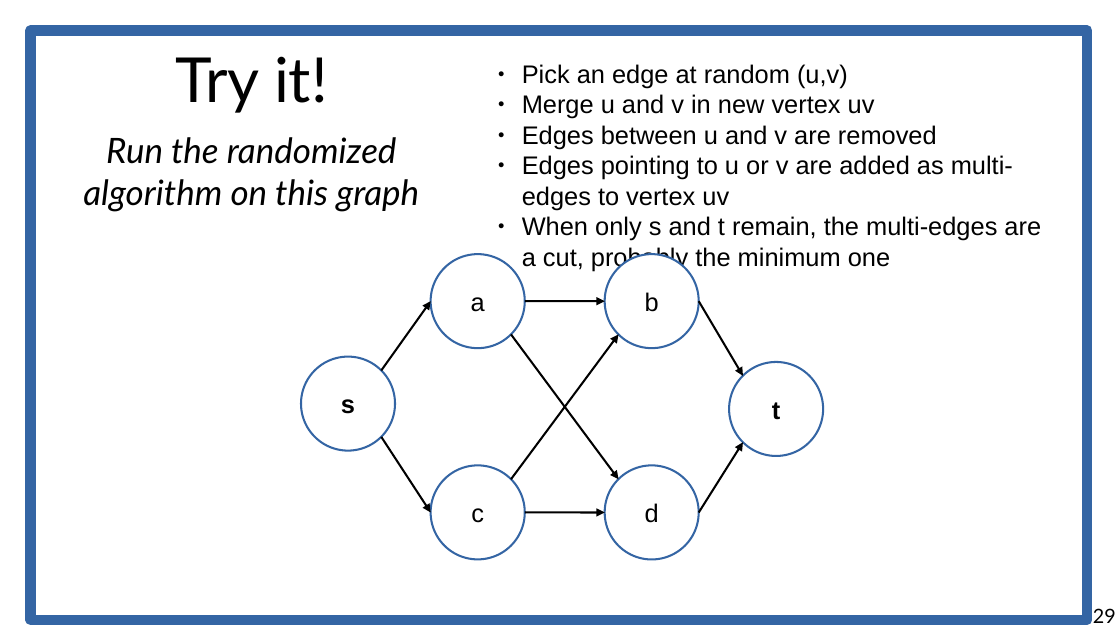
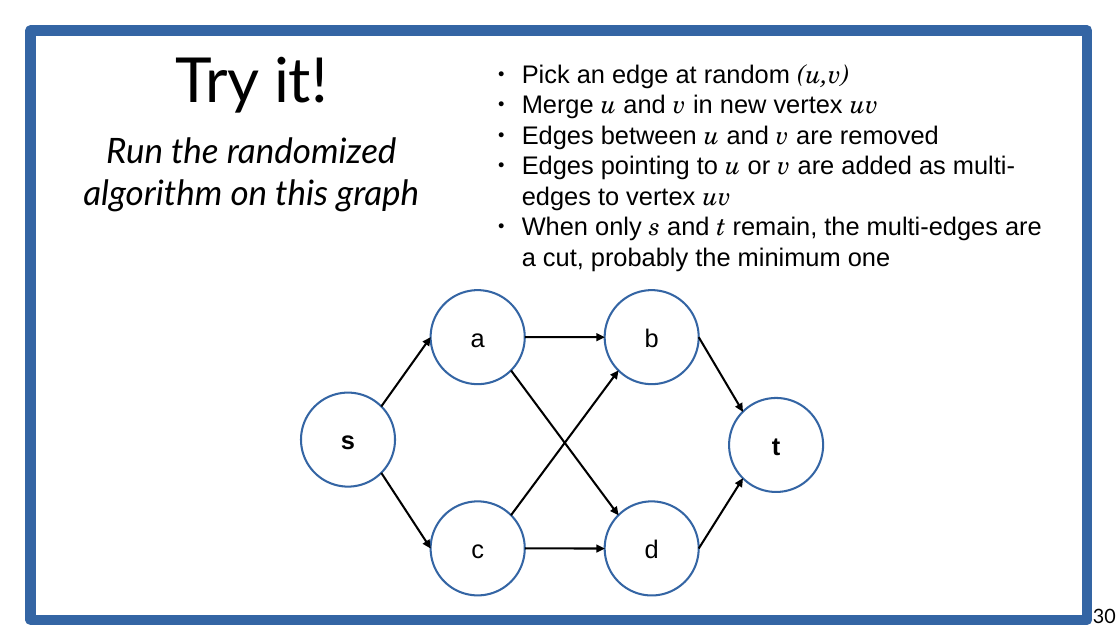
Before and after one commit to chatox/networks-science-course, a slide deck: slide 30 of theory/tt12_network_flows.odp (slide 29 before the commit). Drawn at 1120x630 pixels with LibreOffice and Linux fonts; fonts in the diff are those of the drawing. Boxes give left, top, right and bottom in pixels: in the first picture for what was removed or moved away, otherwise in the second. Text is boxed around its words. In the diff, an @@ line names an element or a change of style, - is before the commit and + after.

```diff
--- a/theory/tt12_network_flows.odp
+++ b/theory/tt12_network_flows.odp
@@ text "Pick an edge at random ..." at (x1=522, y1=64, x2=1042, y2=271): font Arial to TeX Gyre Schola, italic on in "(u,v)", "u v uv", "u v", "u v uv" and 1 more places @@
@@ 8 arrows, 6 ellipses moved together from (x1=301, y1=254, x2=823, y2=560) to (x1=301, y1=291, x2=823, y2=596) @@
@@ page number at (x1=1093, y1=608, x2=1116, y2=623): text changed @@
-29
+30
```
Also in this commit, not shown: 11 other slides changed, 3 slides added, 1 slide removed, 1 other file.
